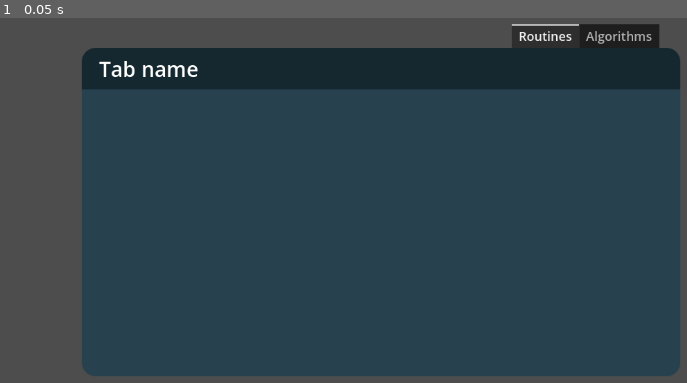
Above: before the commit, frame 1.
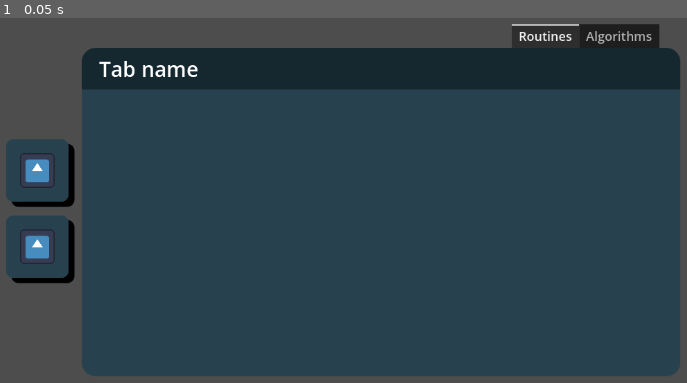
Above: after the commit, the same moment.

Repository: wxnn08/algocity
Game: Godot game, scene res://src/menu/menu.tscn
Two runs of this game, one before a commit and one after it. Both use one fixed random seed, a clock stepped at 60 frames per second and the inputs below. The engine's default icon, where the game draws it, is replaced by a stand-in: a white triangle on a blue panel in a dark square.
Inputs:
- Up to frame 1 (0.05 s): no input

The runs differ from the first frame. In frame 1, 3.3% of the frame differs, in the area x 0-11%, y 33-73%.

Commit message:
feat: add routine resource

Diff:
--- a/src/menu/algorithms/menu_algorithms.tscn
+++ b/src/menu/algorithms/menu_algorithms.tscn
@@ -15,6 +15,7 @@
 algorithm_time_complexity = 0
 algorithm_space_complexity = 0
 algorithm_icon = ExtResource("4_gasng")
+algorithm_price = 0
 algorithm_code = "asedasdasd"
 
 [node name="MenuAlgorithms" type="Control" node_paths=PackedStringArray("select_menu", "background_menu")]
--- a/src/menu/routines/menu_routines.gd
+++ b/src/menu/routines/menu_routines.gd
@@ -1 +1,11 @@
 extends Control
+
+@export var routine_group_icons : Array[RoutineGroupIcon]
+@export var routines : Array[Routine]
+
+@export var select_menu: SelectMenu
+@export var background_menu: BackgroundMenu
+
+func _ready() -> void:
+	for group_icon in routine_group_icons:
+		select_menu.add_button(group_icon.texture)
--- a/src/menu/routines/menu_routines.tscn
+++ b/src/menu/routines/menu_routines.tscn
@@ -1,10 +1,29 @@
-[gd_scene load_steps=4 format=3 uid="uid://cv8fyyxwbvtuj"]
+[gd_scene load_steps=10 format=3 uid="uid://cv8fyyxwbvtuj"]
 
 [ext_resource type="Script" path="res://src/menu/routines/menu_routines.gd" id="1_kdky6"]
+[ext_resource type="Script" path="res://src/resources/routine_group_icon.gd" id="2_4gpmf"]
 [ext_resource type="PackedScene" uid="uid://c1gm5py0gv4l0" path="res://src/menu/general/menu_background.tscn" id="2_hdy4h"]
 [ext_resource type="PackedScene" uid="uid://226ymxpvx0dh" path="res://src/menu/general/simple_menu_lateral_selection.tscn" id="2_yvk8q"]
+[ext_resource type="Texture2D" uid="uid://bt702hqwk7pkl" path="res://icon.svg" id="3_jrwqw"]
+[ext_resource type="Script" path="res://src/resources/routine.gd" id="4_63q06"]
 
-[node name="MenuRoutines" type="Control"]
+[sub_resource type="Resource" id="Resource_ai54j"]
+script = ExtResource("2_4gpmf")
+routine_group = 0
+texture = ExtResource("3_jrwqw")
+
+[sub_resource type="Resource" id="Resource_4yxhb"]
+script = ExtResource("2_4gpmf")
+routine_group = 1
+texture = ExtResource("3_jrwqw")
+
+[sub_resource type="Resource" id="Resource_4h71s"]
+script = ExtResource("4_63q06")
+routine_name = "Begin"
+routine_tag = 0
+routine_order = Array[int]([0, 1])
+
+[node name="MenuRoutines" type="Control" node_paths=PackedStringArray("select_menu", "background_menu")]
 layout_mode = 3
 anchors_preset = 15
 anchor_right = 1.0
@@ -12,6 +31,10 @@
 grow_horizontal = 2
 grow_vertical = 2
 script = ExtResource("1_kdky6")
+routine_group_icons = Array[ExtResource("2_4gpmf")]([SubResource("Resource_ai54j"), SubResource("Resource_4yxhb")])
+routines = Array[ExtResource("4_63q06")]([SubResource("Resource_4h71s")])
+select_menu = NodePath("HBoxContainer/MenuSelect")
+background_menu = NodePath("HBoxContainer/BackgroundMenu")
 
 [node name="HBoxContainer" type="HBoxContainer" parent="."]
 layout_mode = 1
--- a/src/resources/algorithm.gd
+++ b/src/resources/algorithm.gd
@@ -6,4 +6,5 @@
 @export var algorithm_time_complexity: Enums.Complexity
 @export var algorithm_space_complexity: Enums.Complexity
 @export var algorithm_icon: Texture
+@export var algorithm_price: int
 @export_multiline var algorithm_code: String
--- /dev/null
+++ b/src/resources/routine.gd
@@ -0,0 +1,6 @@
+extends Resource
+class_name Routine
+
+@export var routine_name: String = "Default"
+@export var routine_tag: Enums.RoutineTag
+@export var routine_order: Array[Enums.AlgorithmTag]
